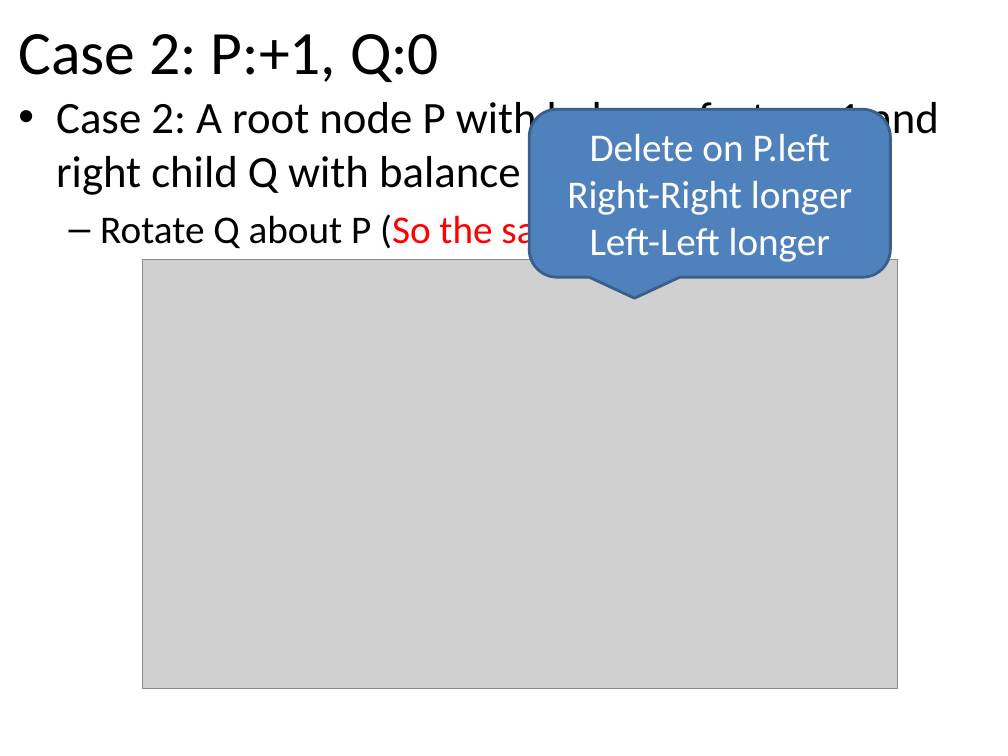
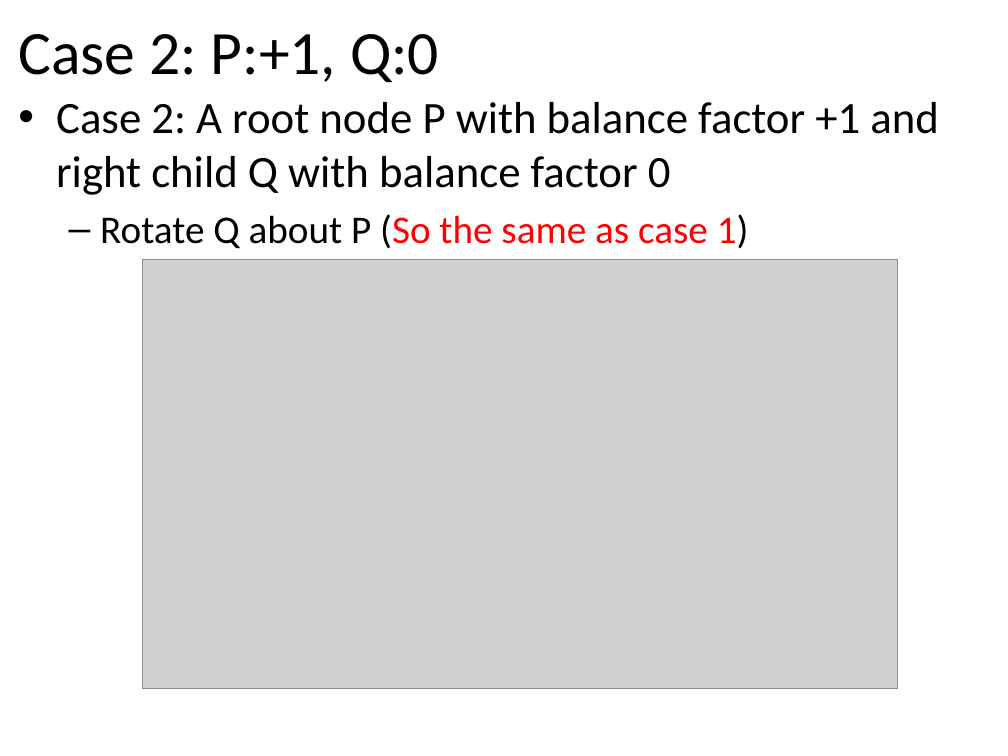
Before and after one commit to tutrunghieu/dsa-2017-java-tutorial, a slide deck: slide 72 of dsa2017-java-online/handouts/data-day05/Lecture 08 - Chapter 06 - Binary Trees - Day 3.pptx. Drawn at 1008x756 pixels with LibreOffice and Linux fonts; fonts in the diff are those of the drawing; grey boxes stand for pictures. Boxes give left, top, right and bottom in pixels: in the first picture for what was removed or moved away, otherwise in the second. Text is boxed around its words. In the diff, an @@ line names an element or a change of style, - is before the commit and + after.

```diff
--- a/dsa2017-java-online/handouts/data-day05/Lecture 08 - Chapter 06 - Binary Trees - Day 3.pptx
+++ b/dsa2017-java-online/handouts/data-day05/Lecture 08 - Chapter 06 - Binary Trees - Day 3.pptx
@@ rounded speech box removed at (x1=529, y1=109, x2=890, y2=277) @@
-Delete on P.left
-Right-Right longer
-Left-Left longer
```
Also in this commit, not shown: 3 other slides changed, 3 other files.
